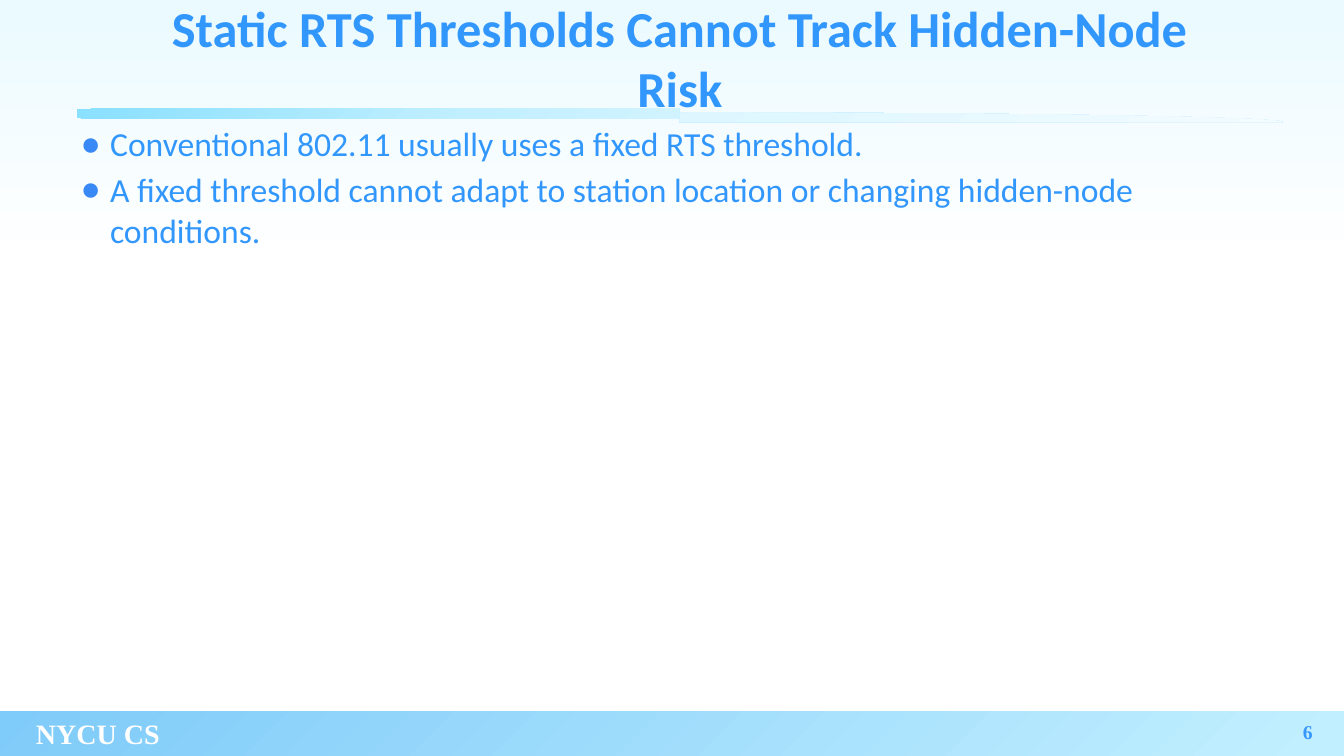
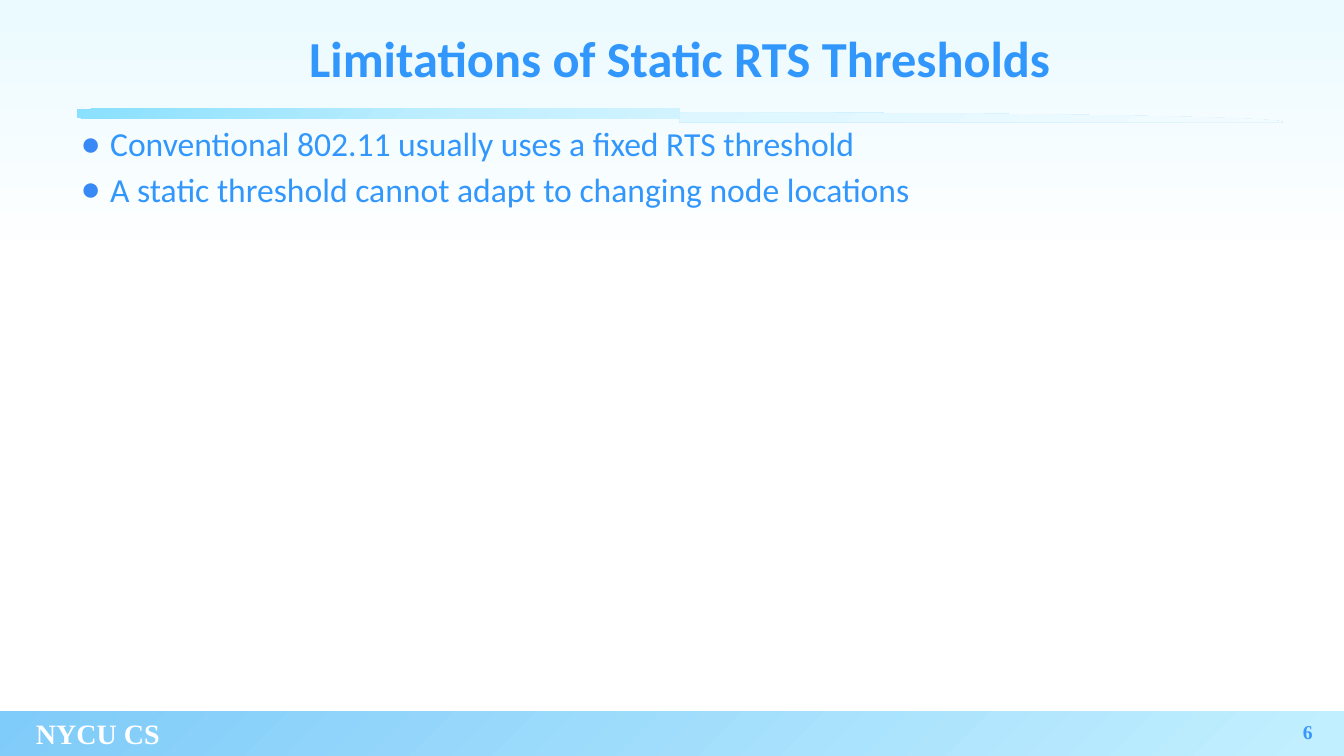
Before and after one commit to xoxonut/thesis, a slide deck: slide 6 of thesis_new_template.pptx. Drawn at 1344x756 pixels with LibreOffice and Linux fonts; fonts in the diff are those of the drawing; background and template pictures are left out. Boxes give left, top, right and bottom in pixels: in the first picture for what was removed or moved away, otherwise in the second. Text is boxed around its words. In the diff, an @@ line names an element or a change of style, - is before the commit and + after.

```diff
--- a/thesis_new_template.pptx
+++ b/thesis_new_template.pptx
@@ title at [309, 41, 1050, 78]: text changed @@
-Static RTS Thresholds Cannot Track Hidden-Node Risk
+Limitations of Static RTS Thresholds
@@ text at [110, 132, 909, 208]: text changed @@
-● Conventional 802.11 usually uses a fixed RTS threshold.
-● A fixed threshold cannot adapt to station location or changing hidden-node conditions.
+● Conventional 802.11 usually uses a fixed RTS threshold
+● A static threshold cannot adapt to changing node locations
```
Also in this commit, not shown: 4 other slides changed, 3 slides added, 1 slide removed.
